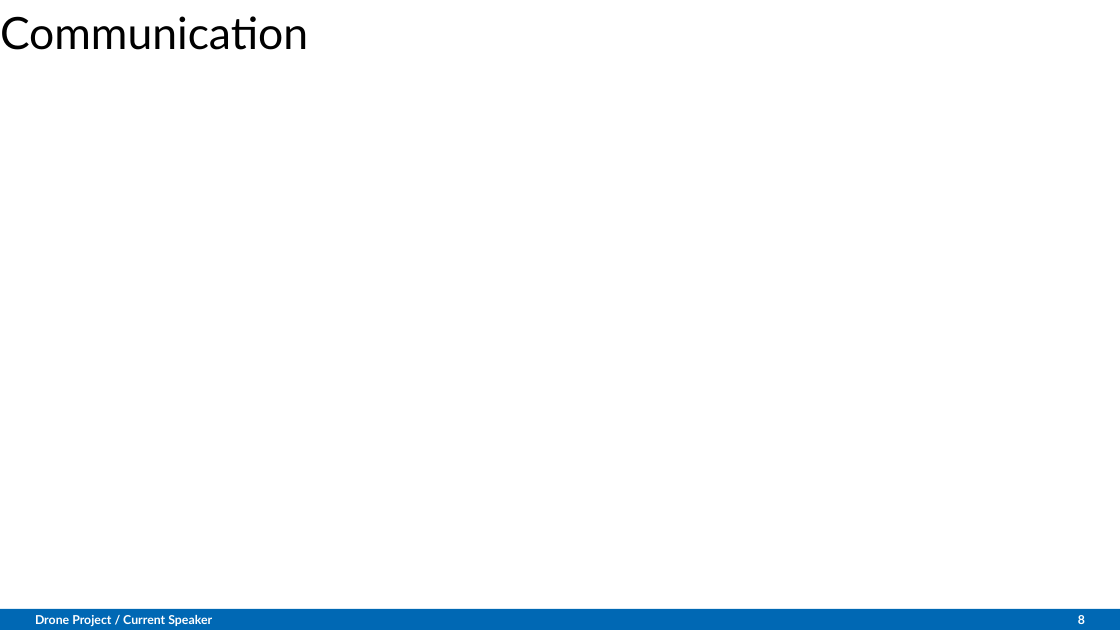
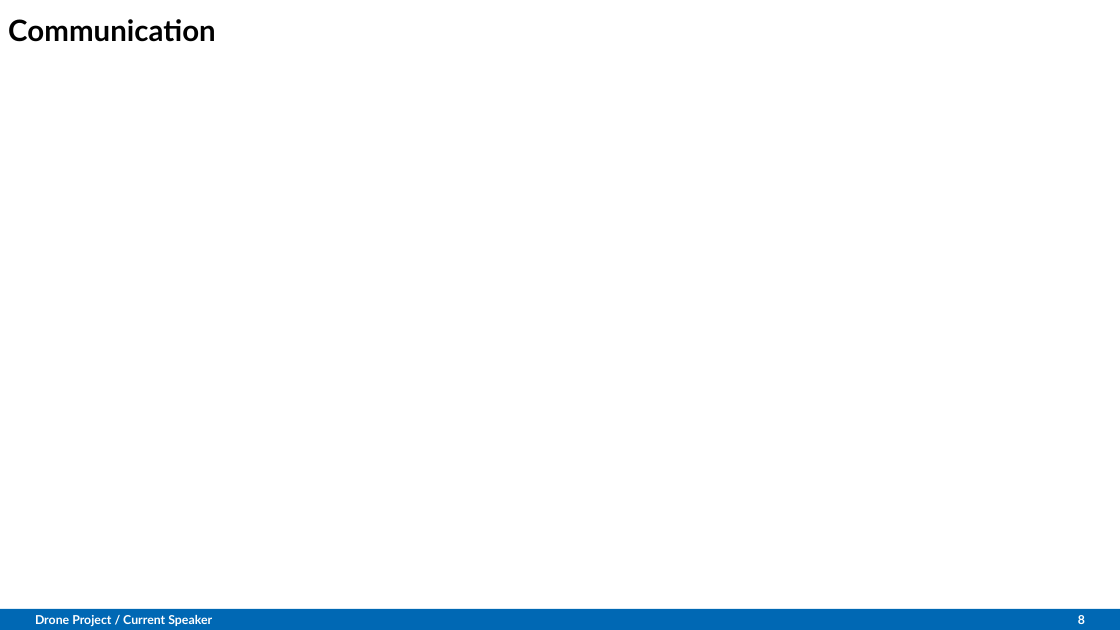
Before and after one commit to Belvin7/Drone_Project_personal-, a slide deck: slide 8 of AMS_Intermediate_Presentation.odp. Drawn at 1120x630 pixels with LibreOffice and Linux fonts; fonts in the diff are those of the drawing; background and template pictures are left out. Boxes give left, top, right and bottom in pixels: in the first picture for what was removed or moved away, otherwise in the second. Text is boxed around its words. In the diff, an @@ line names an element or a change of style, - is before the commit and + after.

```diff
--- a/AMS_Intermediate_Presentation.odp
+++ b/AMS_Intermediate_Presentation.odp
@@ title "Communication" at (8, 19, 216, 42): size 28.6 to 18.9 pt, bold on; line spacing 1 to 0.9 @@
```
Also in this commit, not shown: 2 other slides changed, 2 slides added, 3 slides removed.
